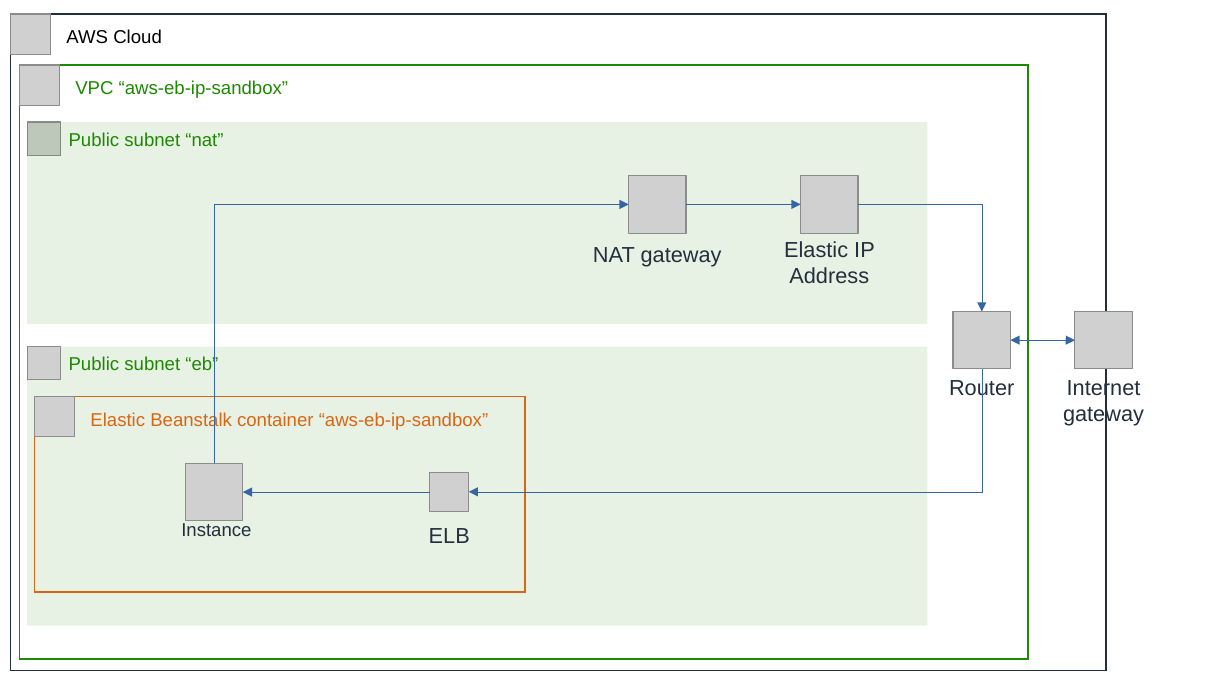
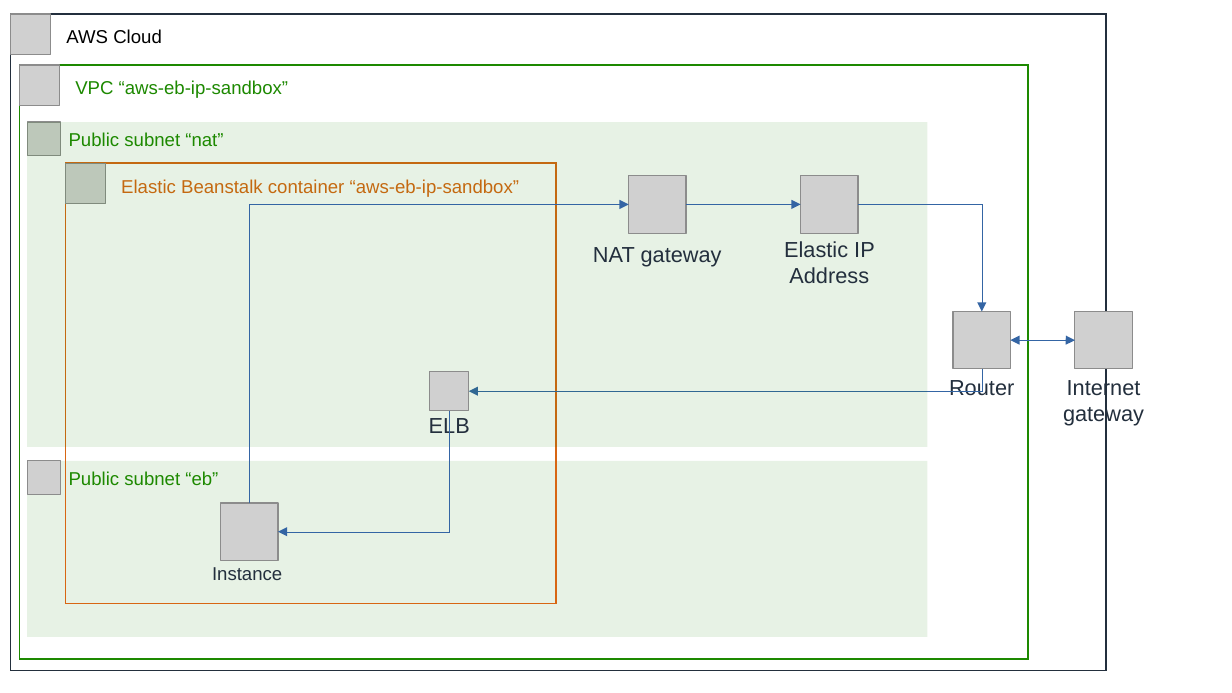
Before and after one commit to larsthorup/aws-eb-ip-sandbox, a slide deck: slide 1 of diagram.odp. Drawn at 1232x693 pixels with LibreOffice and Linux fonts; fonts in the diff are those of the drawing; grey boxes stand for pictures. Boxes give left, top, right and bottom in pixels: in the first picture for what was removed or moved away, otherwise in the second. Text is boxed around its words. In the diff, an @@ line names an element or a change of style, - is before the commit and + after.

```diff
--- a/diagram.odp
+++ b/diagram.odp
@@ rectangle "Public subnet “nat”": place and size @@
-rectangle "Public subnet “nat”" at <box>27,122,928,324</box>
+rectangle "Public subnet “nat”" at <box>27,122,928,447</box>
@@ rectangle "Elastic Beanstalk container “aws-eb-ip-sandbox”": place and size @@
-rectangle "Elastic Beanstalk container “aws-eb-ip-sandbox”" at <box>35,397,525,593</box>
+rectangle "Elastic Beanstalk container “aws-eb-ip-sandbox”" at <box>66,163,557,604</box>
@@ picture: place and size @@
-picture at <box>35,397,75,437</box>
+picture at <box>66,163,106,203</box>
@@ elbow arrow moved from (215, 464) - (629, 205) to (249, 503) - (629, 205) @@
@@ picture: place and size @@
-picture at <box>430,473,470,512</box>
+picture at <box>430,372,470,411</box>
@@ elbow arrow moved from (468, 492) - (983, 369) to (468, 391) - (983, 369) @@
@@ elbow arrow moved from (430, 492) - (243, 492) to (449, 411) - (278, 532) @@
@@ text "ELB" rewrapped from <box>429,528,470,543</box> to <box>429,416,470,438</box> @@
@@ rectangle "Public subnet “eb”": place and size @@
-rectangle "Public subnet “eb”" at <box>27,347,928,626</box>
+rectangle "Public subnet “eb”" at <box>27,462,928,637</box>
@@ picture: place and size @@
-picture at <box>27,347,60,380</box>
+picture at <box>27,461,60,494</box>
@@ picture: place and size @@
-picture at <box>186,464,243,521</box>
+picture at <box>220,503,277,560</box>
@@ text "Instance": place and size @@
-text "Instance" at <box>181,523,251,536</box>
+text "Instance" at <box>212,567,282,580</box>
```
Also in this commit, not shown: 5 other files.
